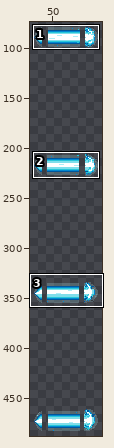
A sprite sheet gets an edit: BigPoject/Assets/Chapters/Universal/Textures/Weapons/FlickeringLazer.png. Above: a wide view before the commit, with the close-up outlined.
Close-up. Before the commit:
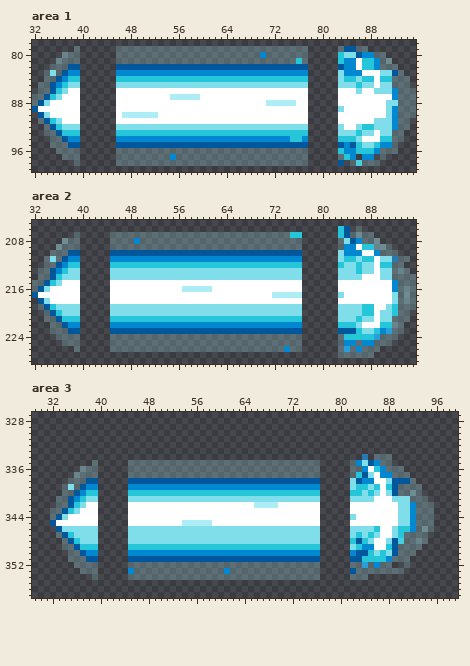
The file is 128x512 pixels. Shown: area 1: x 32..95, y 78..99; area 2: x 32..95, y 205..228; area 3: x 29..99, y 327..357. The wide view leaves out empty margins. The commit also changed other parts of the picture, which this record leaves out.
Now the later version:
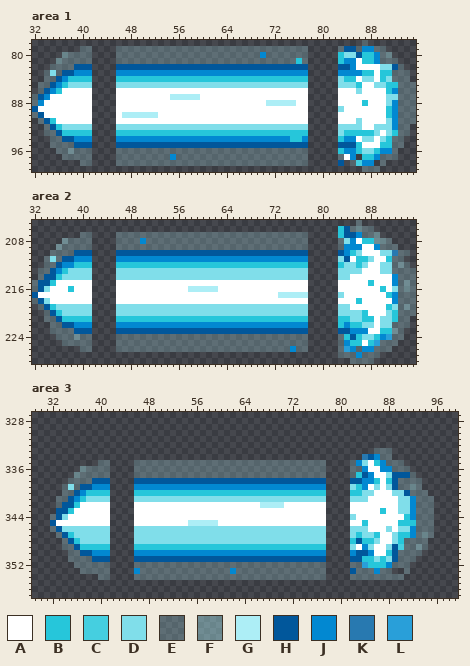
Palette (. is transparent): A #ffffff  B #26c6da  C #45cfe0  D #80deea  E #adeef63b  F #adeef668  G #adeef6  H #01579b  J #0288d1  K #2879b0  L #299fd9
Difference:
Area 1:
y 78: x 87 . -> E
y 79: x 39..41 E.. -> .EE; x 87..90 E... -> JJEE
y 80: x 40..41 .. -> EE; x 87..89 JJE -> BBJ; x 91 . -> F
y 81: x 40..41 .. -> EE; x 91..92 F. -> EE
y 82: x 38 H -> E; x 40..41 .. -> HH; x 84 J -> H; x 87..93 BBJEEE. -> AAADDHE
y 83: x 38 J -> H; x 40..41 .. -> JJ; x 83 D -> J; x 87..88 AA -> BB; x 90..92 DDH -> BBE; x 94 . -> E
y 84: x 40..41 .. -> BB; x 86..88 DBB -> ADD; x 91 B -> D
y 85: x 40..41 .. -> DD; x 87..89 DDA -> AAD; x 91..92 DE -> BB; x 95 . -> E
y 86: x 34..35 EH -> HJ; x 37 D -> A; x 40..41 .. -> AA; x 89..91 DDD -> AAB
y 87: x 33..36 EHBD -> HJAA; x 40..41 .. -> AA; x 91..92 AJ -> DD
y 88: x 33..34 HD -> JA; x 40..41 .. -> AA; x 87 A -> B; x 92 D -> J
y 89: x 40..41 .. -> AA; x 91 D -> B
y 90: x 32 . -> E; x 34 D -> A; x 40..41 .. -> AA; x 91 D -> B
y 91: x 36 D -> A; x 40..41 .. -> AA; x 86 A -> D; x 89..90 DD -> AA; x 95 . -> E
y 92: x 40..41 .. -> DD; x 84..85 AA -> DD; x 87..88 BB -> AA
y 93: x 40..41 .. -> BB; x 84..85 DD -> BB; x 87..90 DDAD -> BBDA; x 92 E -> B; x 94 . -> E
y 94: x 38 J -> H; x 40..41 .. -> JJ; x 84..88 BBDAA -> JJADD; x 90 B -> D
y 95: x 38 H -> E; x 40..41 .. -> HH; x 84 J -> H; x 87..91 DDBJJ -> AAABB; x 93 . -> E
y 96: x 38 E -> F; x 40..41 .. -> EE; x 87..91 BBJEE -> DDBJJ
y 97: x 40..41 .. -> EE; x 84 B -> A; x 87..89 JJ. -> BBJ; x 91..92 .. -> EE
y 98: x 39..41 E.. -> .EE; x 87..90 EEE. -> JJ.E
y 99: x 87..89 ... -> EEE
Area 2:
y 205: x 86 . -> E
y 206: x 85..88 .E.. -> EFEE
y 207: x 39..41 E.. -> .EE; x 45 E -> .; x 75..77 BB. -> EEE; x 85..86 EF -> HJ; x 89 . -> F
y 208: x 40..41 .. -> EE; x 45 E -> .; x 49..50 JE -> EJ; x 77 . -> E; x 85..88 HJEE -> JABB; x 90..91 .. -> FE
y 209: x 40..41 .. -> EE; x 45 E -> .; x 77 . -> E; x 86..90 ABBFF -> JAAJE; x 92 . -> E
y 210: x 38 H -> E; x 40..41 .. -> HH; x 45 H -> .; x 77 . -> H; x 83 D -> H; x 85..86 JJ -> BD; x 89..94 JEEE.. -> ADDKEE
y 211: x 38 J -> H; x 40..41 .. -> JJ; x 45 J -> .; x 77 . -> J; x 84..86 BBD -> HAB; x 88 B -> D; x 90..92 DDK -> ABE; x 94 E -> .
y 212: x 38 B -> J; x 40..41 .. -> BB; x 45 B -> .; x 77 . -> B; x 88 D -> A; x 90..91 BB -> DD; x 93..94 E. -> FE
y 213: x 40..41 .. -> DD; x 45 D -> .; x 77 . -> D; x 86..88 BDD -> DAA; x 93 F -> E; x 95 . -> E
y 214: x 34 E -> H; x 40..41 .. -> DD; x 45 D -> .; x 77 . -> D; x 85..86 DD -> AA; x 90..92 DDE -> AAJ
y 215: x 33 E -> H; x 36 D -> A; x 40..41 .. -> AA; x 45 A -> .; x 77 . -> A; x 88 A -> B; x 94 E -> F
y 216: x 38 A -> B; x 40..41 .. -> AA; x 45 A -> .; x 57 G -> A; x 62 A -> G; x 77 . -> A; x 90 A -> B; x 92 J -> D
y 217: x 40..41 .. -> AA; x 45 A -> .; x 72 G -> A; x 77 . -> G; x 91..92 AD -> BJ; x 94 F -> E
y 218: x 32 . -> E; x 40..41 .. -> AA; x 45 A -> .; x 77 . -> A; x 86 A -> B; x 92 D -> J; x 94 F -> E
y 219: x 40..41 .. -> DD; x 45 D -> .; x 77 . -> D; x 85..88 DDBB -> AAAA; x 91..92 DB -> BD; x 94 E -> F
y 220: x 40..41 .. -> DD; x 45 D -> .; x 77 . -> D; x 88 B -> A; x 90 D -> A; x 95 . -> E
y 221: x 40..41 .. -> BB; x 45 B -> .; x 77 . -> B; x 83..84 DD -> BB; x 86..88 BDD -> DBB; x 92 E -> B
y 222: x 38 J -> H; x 40..41 .. -> JJ; x 45 J -> .; x 77 . -> J; x 84 B -> J; x 86..88 DAA -> BDD; x 90..92 BBF -> DDE; x 94 . -> E
y 223: x 38 H -> E; x 40..41 .. -> HH; x 45 H -> .; x 77 . -> H; x 85..92 HBDDBJLE -> JJJAABBF
y 224: x 39..41 E.. -> FEE; x 45 E -> .; x 77 . -> E; x 85 B -> H; x 87..91 BBLEE -> DDBJL; x 93 . -> E
y 225: x 40..41 .. -> EE; x 45 E -> .; x 77 . -> E; x 85..89 JEJJE -> BBABL; x 92 . -> E
y 226: x 39..41 E.. -> .EE; x 45 E -> .; x 74..75 JE -> EJ; x 77 . -> E; x 85..88 EJEE -> JEJJ; x 90..91 .. -> EE
y 227: x 86 E -> J; x 89 . -> E
y 228: x 85..88 .... -> EEEE
Area 3:
y 333: x 86..88 ... -> EEE
y 334: x 85..86 .E -> HJ
y 335: x 39..41 E.. -> .EE; x 45 E -> .; x 77 . -> E; x 85..87 HJE -> ABJ; x 89..90 .. -> EE
y 336: x 40..41 .. -> EE; x 45 E -> .; x 77 . -> E; x 86 B -> A; x 88 E -> J; x 91 . -> E
y 337: x 40..41 .. -> EE; x 45 E -> .; x 77 . -> E; x 85 D -> J; x 87..92 JJEEE. -> ADHHHE
y 338: x 38 H -> E; x 40..41 .. -> HH; x 45 H -> .; x 77 . -> H; x 82 D -> H; x 86 A -> B; x 88 D -> B; x 90..91 HH -> EE; x 93 . -> E
y 339: x 38 J -> H; x 40..41 .. -> JJ; x 45 J -> .; x 77 . -> J; x 84..86 BDB -> JAD; x 88 B -> D; x 92 E -> F
y 340: x 40..41 .. -> BB; x 45 B -> .; x 77 . -> B; x 85..86 BD -> DA; x 88..92 DHEEF -> ADDHE; x 94 . -> E
y 341: x 40..41 .. -> DD; x 45 D -> .; x 77 . -> D; x 85 D -> A; x 89 D -> A; x 92 E -> J; x 95 . -> E
y 342: x 34 E -> H; x 37 D -> A; x 40..41 .. -> AA; x 45 A -> .; x 66 G -> A; x 70 A -> G; x 77 . -> A
y 343: x 32..33 EE -> .H; x 36 D -> A; x 40..41 .. -> AA; x 45 A -> .; x 77 . -> A; x 87 A -> B
y 344: x 40..41 .. -> AA; x 45 A -> .; x 77 . -> A; x 90..91 DD -> AB
y 345: x 40..41 .. -> AA; x 45 A -> .; x 54 G -> A; x 59 A -> G; x 77 . -> A; x 84 A -> B; x 90..92 DDJ -> BBB
y 346: x 32 . -> E; x 40..41 .. -> DD; x 45 D -> .; x 77 . -> D; x 85..86 DB -> AA; x 88..91 ADBB -> DADD; x 94 F -> E
y 347: x 40..41 .. -> DD; x 45 D -> .; x 77 . -> D; x 85..86 BD -> DB; x 91..92 EE -> BJ; x 94..95 E. -> FE
y 348: x 40..41 .. -> DD; x 45 D -> .; x 77 . -> D; x 85..86 DA -> BD; x 88..90 DHC -> ADB; x 93 F -> E
y 349: x 40..41 .. -> BB; x 45 B -> .; x 77 . -> B; x 83 B -> A; x 85 J -> D; x 88 B -> D; x 90 E -> C; x 93..94 E. -> FE
y 350: x 38 J -> H; x 40..41 .. -> JJ; x 45 J -> .; x 77 . -> J; x 85..88 BDBD -> JAAB; x 93 . -> E
y 351: x 38 H -> E; x 40..41 .. -> HH; x 45 H -> .; x 77 . -> H; x 86 B -> D; x 88..89 JE -> DH; x 92 . -> E
y 352: x 40..41 .. -> EE; x 45 E -> .; x 77 . -> E; x 85..90 EJEE.. -> BBBJEE
y 353: x 40..41 .. -> EE; x 45..46 JE -> .J; x 61..62 JE -> EJ; x 77 . -> E; x 86 E -> J; x 89..91 EE. -> ..E
y 354: x 39..41 E.. -> .EE; x 45 E -> .; x 77 . -> E; x 85..90 ...... -> EEEEEE
